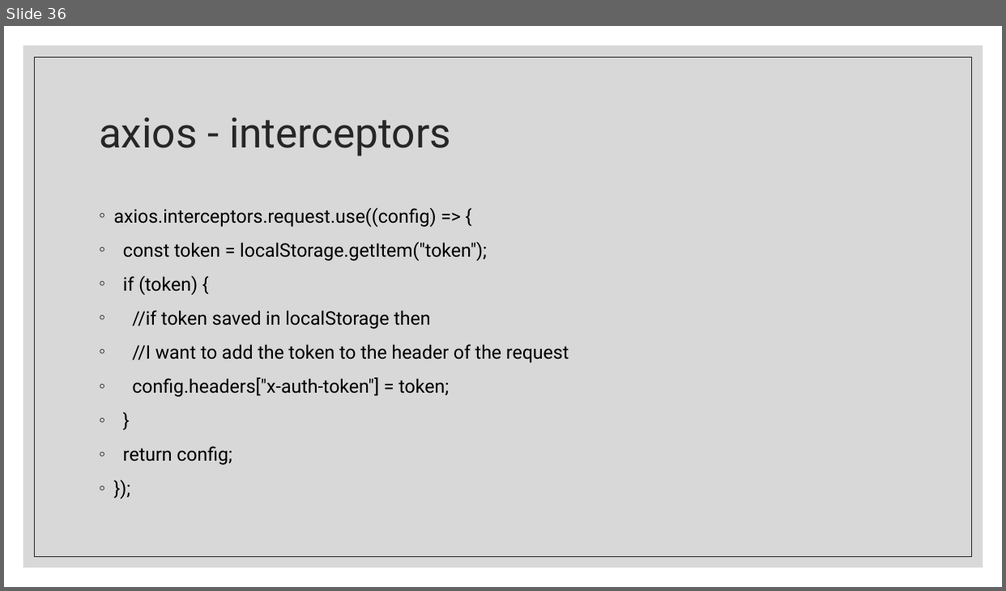
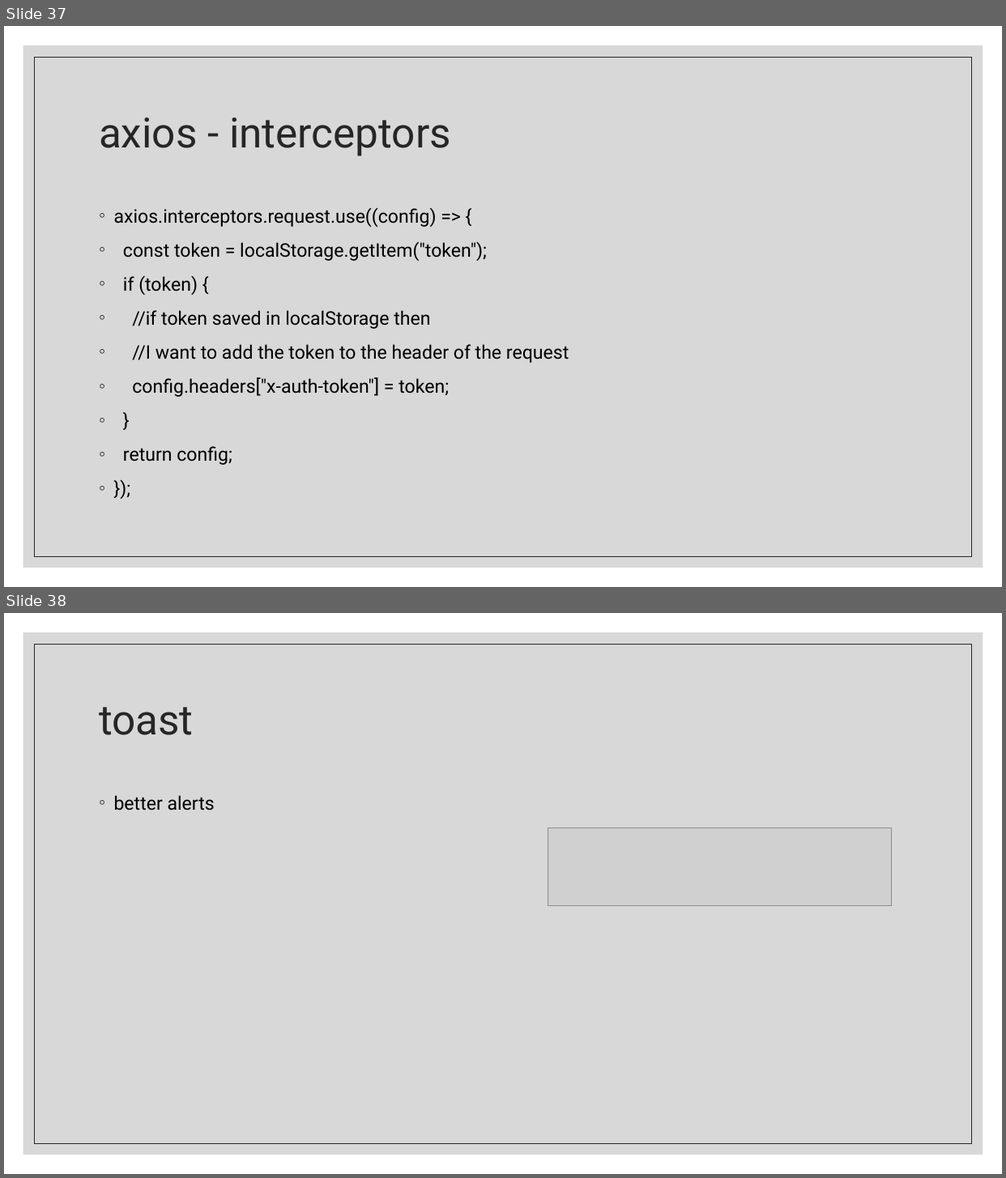
Before and after one commit to Rlss91/ht_W011121MR_morning_first-project, a slide deck: docs/React.pptx. Shown one above the other, each under a label of ours: slide 36 before the commit, slides 37 and 38 after it. The pictures are 1006x591 and 1006x1178 pixels, drawn with LibreOffice and Linux fonts; fonts in the diff are those of the drawing; grey boxes stand for pictures. Boxes give left, top, right and bottom in pixels: in the first picture for what was removed or moved away, otherwise in the second. Text is boxed around its words. In the diff, an @@ line names an element or a change of style, - is before the commit and + after.

```diff
--- a/docs/React.pptx
+++ b/docs/React.pptx
@@ slide 38 added at box(4, 613, 1002, 1174), background #FFFFFF; not listed: 2 template elements that a slide beside it also shows @@
@@ title added at box(99, 707, 194, 735), 40 pt, text #262626 @@
+toast
@@ text added at box(114, 795, 215, 811), 18 pt, text #000000 @@
+◦ better alerts
@@ picture added at box(548, 828, 892, 905) @@
@@ what was slide 36 is now slide 37 @@
```
Also in this commit, not shown: 2 other slides added, 3 other files.
